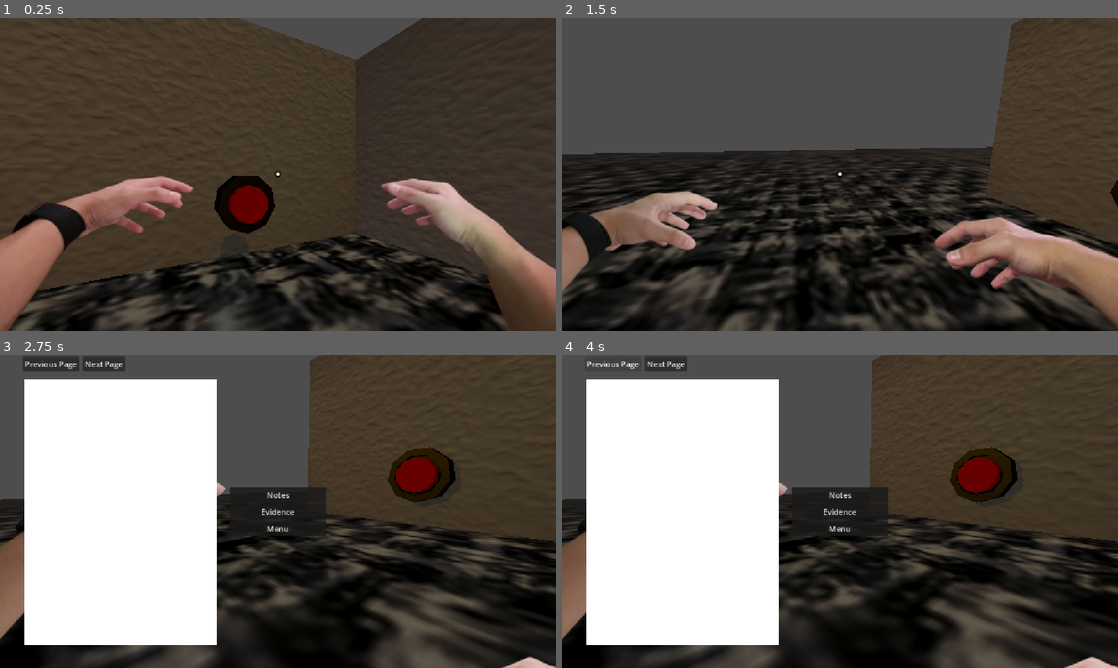
Above: before the commit, frames 1-4 (two rows, left to right).
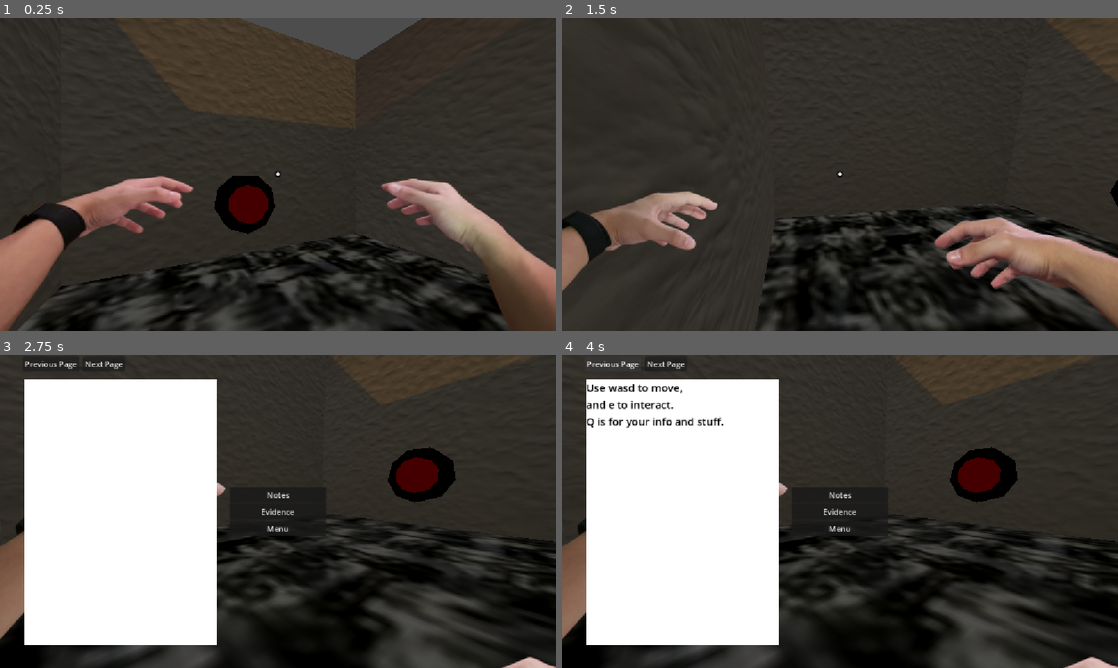
Above: after the commit, the same moments.

Repository: TheBullfrogEngineer/Fugue-Sleuth
Game: Godot game, scene res://Worlds/test_world.tscn
Same seed, same stepped clock (60 frames per second), same inputs: the game is played once before the commit and once after it. The engine's default icon, where the game draws it, is replaced by a stand-in: a white triangle on a blue panel in a dark square.
Inputs (mouse positions are in pixels of both pictures, inside the frame that each line leads up to):
- Up to frame 1 (0.25 s): no input
- Up to frame 2 (1.5 s): tap Enter at 0.5 s; move the mouse to (962, 158) at 0.52 s; hold D (right) 0.53-1.28 s; tap E (interact) at 0.6 s; click (962, 158) at 0.67 s; tap Space (jump) at 0.77 s; move the mouse to (812, 174) at 1.27 s; hold W (up) from 1.28 s (still down); tap Ctrl (Crouch) at 1.35 s
- Up to frame 3 (2.75 s): keep holding W (up); tap Space (jump) at 1.52 s; tap E (interact) at 1.55, 2.3 s; move the mouse to (289, 505) at 2.02 s; hold Q (Notepad) from 2.03 s (still down)
- Up to frame 4 (4 s): release W (up) at 2.75 s; release Q (Notepad) at 2.75 s; click (684, 511) at 2.77 s; type "12" at 2.85 s; click "Previous Page" at 3.5 s

The runs differ from the first frame. In frame 1, 4.1% of the frame differs, in the area x 0-49%, y 0-100%; in frame 2, 44%, in the area x 0-92%, y 0-100%; in frame 3, 13%; in frame 4, 14%.

Commit message:
added functionality to button, and made notes system better.
button now moves a door up, acting as a mini tutorial, I think notes could be found that he wrote himself before he passed out, so i rewrotes notes to use an array of unlcocked notes, through the func: unlock_new_note to unlock a page.

Diff:
--- a/fugue-sleuth/Interactable System/InteractableObject.gd
+++ b/fugue-sleuth/Interactable System/InteractableObject.gd
@@ -2,7 +2,7 @@
 extends InteractableObject
 
 @export var evidence_card: EvidenceCard
-
+@onready var moving_wall: CSGBox3D = $"../../WorldEnvironment/TestLevel/movingWall"
 
 func _ready() -> void:
 	interacted.connect(_on_interacted)
@@ -11,3 +11,5 @@
 func _on_interacted() -> void:
 	EvidenceManager.append_object(evidence_card)
 	print("Objetos en el manager: ", EvidenceManager.objects.size())
+	var tween = create_tween()
+	tween.tween_property(moving_wall, "position:y", moving_wall.position.y + 5.0, 1.5)
--- a/fugue-sleuth/Menus/NotesMenu/notes.gd
+++ b/fugue-sleuth/Menus/NotesMenu/notes.gd
@@ -1,98 +1,35 @@
 extends Control
 
+var unlocked_notes: Array[int] = [1,2]
 
-# Called when the node enters the scene tree for the first time.
+var current_note_index: int = 0
+
 func _ready() -> void:
-	pass
-
-
-
-# Called every frame. 'delta' is the elapsed time since the previous frame.
-func _process(delta: float) -> void:
-	pass
-
-
+	_update_page_visibility()
 
 func _on_next_page_pressed() -> void:
-	if $Panel/Page1.visible == true:
-		$Panel/Page1.visible = false
-		$Panel/Page2.visible = true
-		$PainterImage.check_page()
-	elif $Panel/Page2.visible == true:
-		$Panel/Page2.visible = false
-		$Panel/Page3.visible = true
-		$PainterImage.check_page()
-	elif $Panel/Page3.visible == true:
-		$Panel/Page3.visible = false
-		$Panel/Page4.visible = true
-		$PainterImage.check_page()
-	elif $Panel/Page4.visible == true:
-		$Panel/Page4.visible = false
-		$Panel/Page5.visible = true
-		$PainterImage.check_page()
-	elif $Panel/Page5.visible == true:
-		$Panel/Page5.visible = false
-		$Panel/Page6.visible = true
-		$PainterImage.check_page()
-	elif $Panel/Page6.visible == true:
-		$Panel/Page6.visible = false
-		$Panel/Page7.visible = true
-		$PainterImage.check_page()
-	elif $Panel/Page7.visible == true:
-		$Panel/Page7.visible = false
-		$Panel/Page8.visible = true
-		$PainterImage.check_page()
-	elif $Panel/Page8.visible == true:
-		$Panel/Page8.visible = false
-		$Panel/Page9.visible = true
-		$PainterImage.check_page()
-	elif $Panel/Page9.visible == true:
-		$Panel/Page9.visible = false
-		$Panel/Page10.visible = true
-		$PainterImage.check_page()
-	elif $Panel/Page10.visible == true:
-		$Panel/Page10.visible = false
-		$Panel/Page1.visible = true
-		$PainterImage.check_page()
+	if unlocked_notes.is_empty(): return
+	current_note_index = (current_note_index + 1) % unlocked_notes.size()
+	_update_page_visibility()
 
 func _on_previous_page_pressed() -> void:
-	if $Panel/Page1.visible == true:
-		$Panel/Page1.visible = false
-		$Panel/Page10.visible = true
-		$PainterImage.check_page()
-	elif $Panel/Page2.visible == true:
-		$Panel/Page2.visible = false
-		$Panel/Page1.visible = true
-		$PainterImage.check_page()
-	elif $Panel/Page3.visible == true:
-		$Panel/Page3.visible = false
-		$Panel/Page2.visible = true
-		$PainterImage.check_page()
-	elif $Panel/Page4.visible == true:
-		$Panel/Page4.visible = false
-		$Panel/Page3.visible = true
-		$PainterImage.check_page()
-	elif $Panel/Page5.visible == true:
-		$Panel/Page5.visible = false
-		$Panel/Page4.visible = true
-		$PainterImage.check_page()
-	elif $Panel/Page6.visible == true:
-		$Panel/Page6.visible = false
-		$Panel/Page5.visible = true
-		$PainterImage.check_page()
-	elif $Panel/Page7.visible == true:
-		$Panel/Page7.visible = false
-		$Panel/Page6.visible = true
-		$PainterImage.check_page()
-	elif $Panel/Page8.visible == true:
-		$Panel/Page8.visible = false
-		$Panel/Page7.visible = true
-		$PainterImage.check_page()
-	elif $Panel/Page9.visible == true:
-		$Panel/Page9.visible = false
-		$Panel/Page8.visible = true
-		$PainterImage.check_page()
-	elif $Panel/Page10.visible == true:
-		$Panel/Page10.visible = false
-		$Panel/Page9.visible = true
-		$PainterImage.check_page()
+	if unlocked_notes.is_empty(): return
+	current_note_index = (current_note_index - 1 + unlocked_notes.size()) % unlocked_notes.size()
+	_update_page_visibility()
+
+func _update_page_visibility() -> void:
+	if unlocked_notes.is_empty(): return
+	for i in range(1, 11):
+		var page = get_node("Panel/Page" + str(i))
+		if page != null:
+			page.visible = false
+	var active_page_number = unlocked_notes[current_note_index]
+	var active_page = get_node("Panel/Page" + str(active_page_number))
+	if active_page != null:
+		active_page.visible = true
+	$PainterImage.check_page()
+
+func unlock_new_note(page_num: int) -> void:
+	if not unlocked_notes.has(page_num):
+		unlocked_notes.append(page_num)
+		unlocked_notes.sort()
--- a/fugue-sleuth/Menus/NotesMenu/notes.tscn
+++ b/fugue-sleuth/Menus/NotesMenu/notes.tscn
@@ -81,6 +81,9 @@
 theme_override_colors/current_line_color = Color(0.2509804, 0.2509804, 0.25882354, 0)
 theme_override_font_sizes/font_size = 22
 theme_override_styles/normal = SubResource("StyleBoxFlat_7w2tp")
+text = "Use wasd to move,
+and e to interact.
+Q is for your info and stuff."
 context_menu_enabled = false
 emoji_menu_enabled = false
 shortcut_keys_enabled = false
--- a/fugue-sleuth/Worlds/test_world.tscn
+++ b/fugue-sleuth/Worlds/test_world.tscn
@@ -140,6 +140,18 @@
 size = Vector3(14.332031, 8.788513, 1)
 material = SubResource("StandardMaterial3D_tbl1j")
 
+[node name="movingWall" type="CSGBox3D" parent="WorldEnvironment/TestLevel" unique_id=1703929718]
+transform = Transform3D(-3.6192343e-08, 0, 1, 0, 1, 0, -0.82798433, 0, -4.371139e-08, 18.02776, 4.8282843, -1.955547)
+use_collision = true
+size = Vector3(14.332031, 8.788513, 1)
+material = SubResource("StandardMaterial3D_tbl1j")
+
+[node name="Wall3" type="CSGBox3D" parent="WorldEnvironment/TestLevel" unique_id=1526773466]
+transform = Transform3D(0.8268062, 0, 0.053328004, 0, 1, 0, -0.044154752, 0, 0.99857706, 14.55339, 4.8282843, -7.931114)
+use_collision = true
+size = Vector3(20.95691, 8.788513, 1)
+material = SubResource("StandardMaterial3D_tbl1j")
+
 [node name="John Detective" parent="." unique_id=934400168 instance=ExtResource("1_3xrbq")]
 transform = Transform3D(-0.8917308, 0, 0.4525663, 0, 1, 0, -0.4525663, 0, -0.8917308, 14.884904, 0.9016597, -3.5083103)
 
